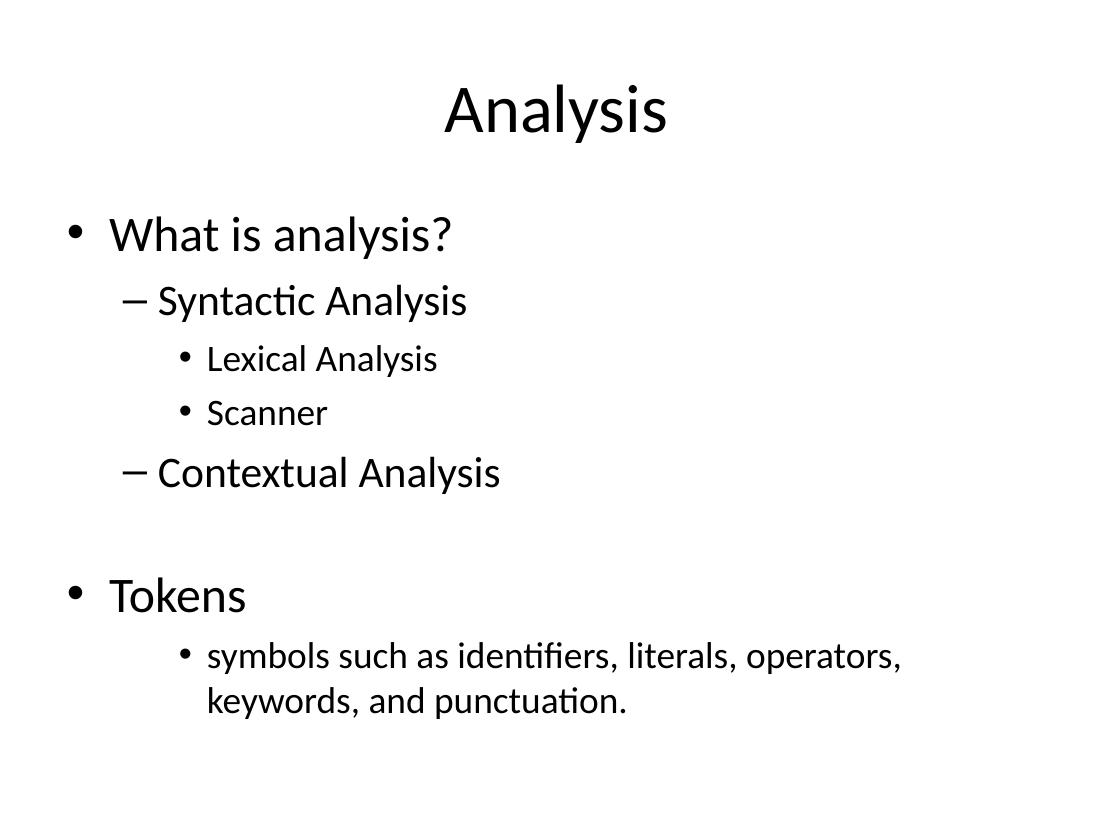
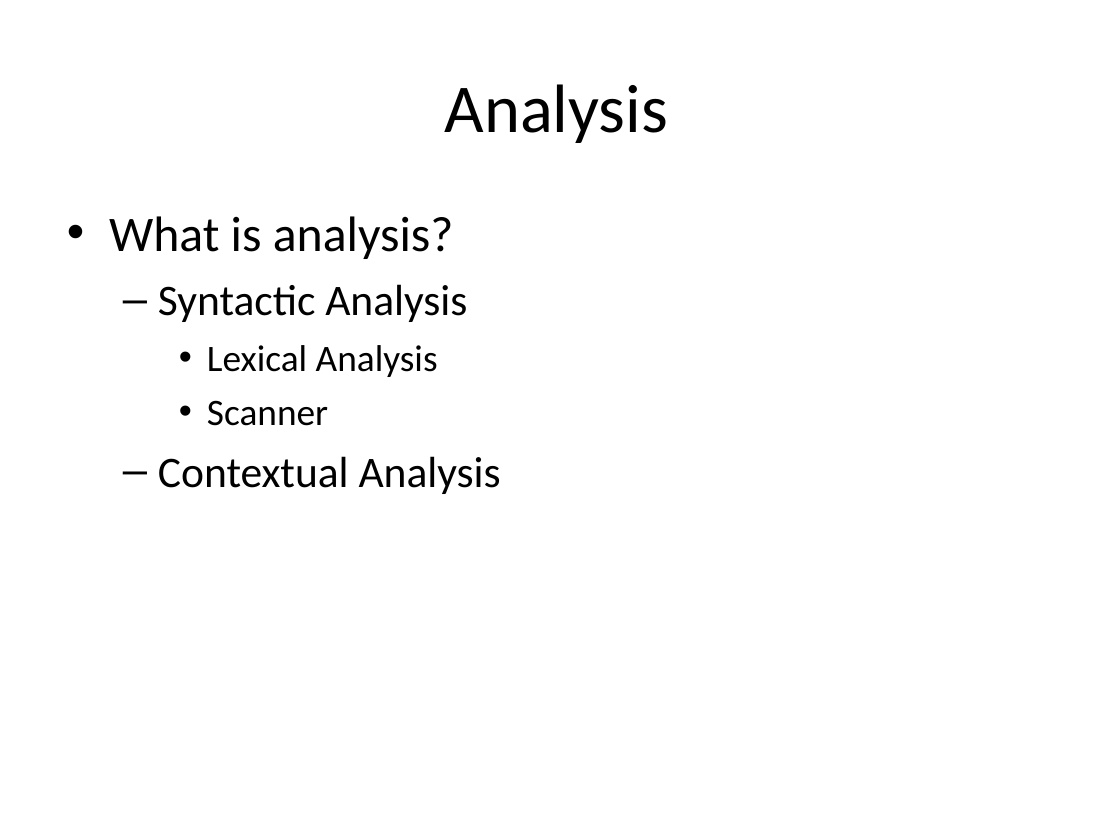
Before and after one commit to isurup/kalle-martin-group, a slide deck: slide 2 of SSE2/slides/1 Analysis.ppt. Drawn at 1120x840 pixels with LibreOffice and Linux fonts; fonts in the diff are those of the drawing. Boxes give left, top, right and bottom in pixels: in the first picture for what was removed or moved away, otherwise in the second. Text is boxed around its words. In the diff, an @@ line names an element or a change of style, - is before the commit and + after.

```diff
--- a/SSE2/slides/1 Analysis.ppt
+++ b/SSE2/slides/1 Analysis.ppt
@@ text at [109, 577, 902, 719]: paragraphs removed @@
-• Tokens
-    • symbols such as identifiers, literals, operators, keywords, and punctuation.
```
Also in this commit, not shown: 1 other slide changed.
